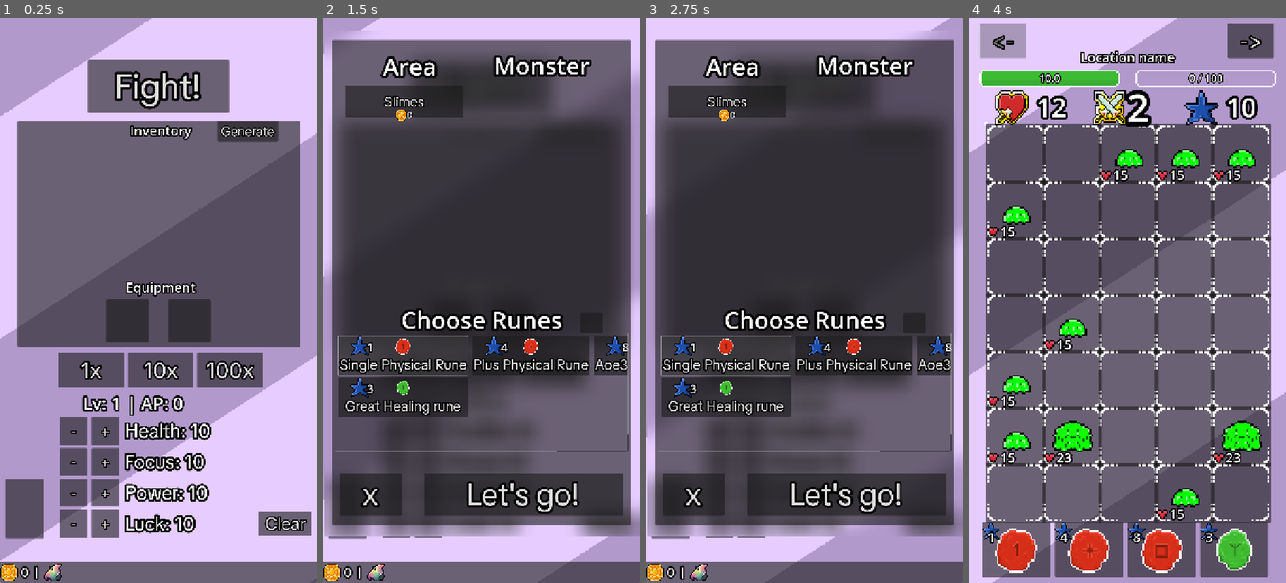
Above: before the commit, frames 1-4 (left to right).
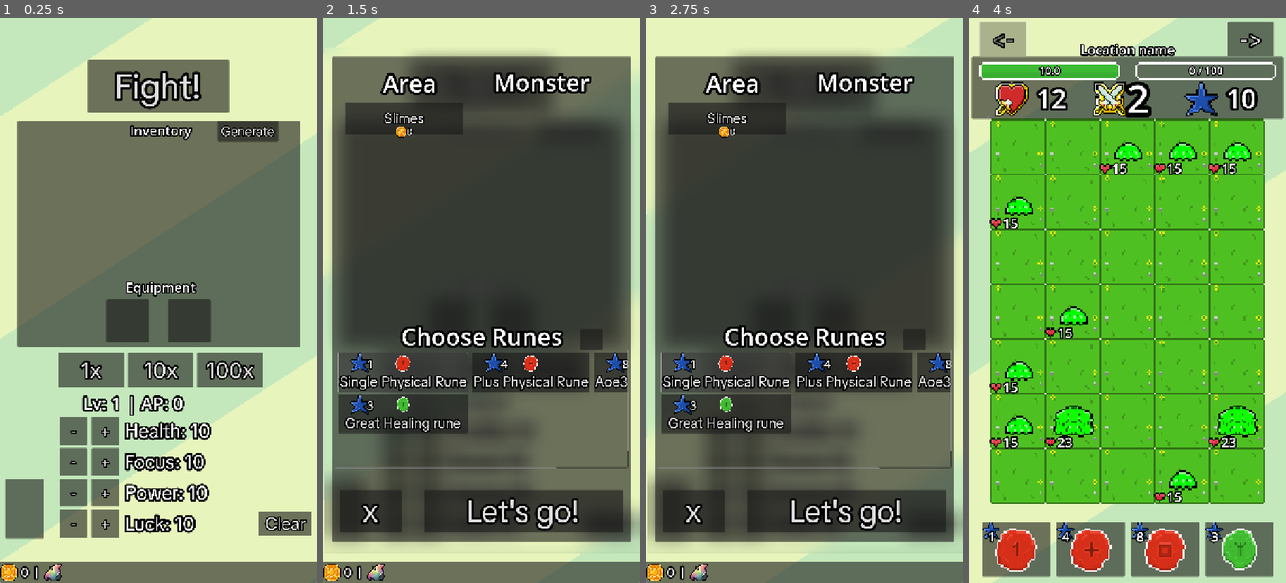
Above: after the commit, the same moments.

Repository: Nano95/project_RUNES
Game: Godot game, scene res://Scenes/Main.tscn
The game is run twice, just before and just after one commit, with the same random seed, the same clock (stepped at 60 frames per second) and the same inputs.
Inputs:
- Up to frame 1 (0.25 s): no input
- Up to frame 2 (1.5 s): click "Fight!" at 0.5 s; click "Single Physical Rune" at 1.25 s
- Up to frame 3 (2.75 s): click "Single Physical Rune" at 2 s
- Up to frame 4 (4 s): click "Let's go!" at 2.75 s; click "<-" at 3.5 s

The runs differ from the first frame. In frame 1, 91% of the frame differs, in the area x 0-100%, y 0-100%; in frame 2, 50%; in frame 3, 50%; in frame 4, 96%.

Commit message:
centering on most resolutions looks good

Diff:
--- a/Scenes/CellBtn.tscn
+++ b/Scenes/CellBtn.tscn
@@ -1,9 +1,10 @@
 [gd_scene load_steps=3 format=3 uid="uid://cmn3pncj5s2h"]
 
-[ext_resource type="Texture2D" uid="uid://d3r72j0pfyt1" path="res://Sprites/GridCellBorder.png" id="1_qu7v2"]
+[ext_resource type="Texture2D" uid="uid://ctk1y4tgxr2io" path="res://Sprites/Tiles/SLIME_TILE.png" id="2_1asub"]
 [ext_resource type="Script" uid="uid://c6pindoh6m5nk" path="res://Scripts/CellBtn.gd" id="2_xkwnv"]
 
 [node name="Button" type="Button"]
+self_modulate = Color(1, 1, 1, 0)
 offset_left = -4.0
 offset_top = -4.0
 offset_right = 132.0
@@ -16,4 +17,4 @@
 offset_top = 4.0
 offset_right = 132.0
 offset_bottom = 132.0
-texture = ExtResource("1_qu7v2")
+texture = ExtResource("2_1asub")
--- a/Scenes/FightMenu.tscn
+++ b/Scenes/FightMenu.tscn
@@ -85,9 +85,15 @@
 
 [node name="FightPanel" type="Control" node_paths=PackedStringArray("monster_grid_container", "location_grid_container", "rune_grid_container", "start_button", "exit_button")]
 layout_mode = 3
-anchors_preset = 15
-anchor_right = 1.0
-anchor_bottom = 1.0
+anchors_preset = 8
+anchor_left = 0.5
+anchor_top = 0.5
+anchor_right = 0.5
+anchor_bottom = 0.5
+offset_left = -360.0
+offset_top = -602.0
+offset_right = -360.0
+offset_bottom = -602.0
 grow_horizontal = 2
 grow_vertical = 2
 pivot_offset = Vector2(360, 640)
--- a/Scenes/GameUI.tscn
+++ b/Scenes/GameUI.tscn
@@ -73,20 +73,31 @@
 
 [node name="TopSection" type="Control" parent="."]
 layout_mode = 1
-anchors_preset = 10
-anchor_right = 1.0
-offset_top = 52.0
-offset_bottom = 52.0
+anchors_preset = 5
+anchor_left = 0.5
+anchor_right = 0.5
+offset_left = -360.0
+offset_top = 77.0
+offset_right = -360.0
+offset_bottom = 77.0
 grow_horizontal = 2
+
+[node name="Panel" type="Panel" parent="TopSection"]
+z_index = -1
+layout_mode = 0
+offset_left = 6.0
+offset_top = 11.0
+offset_right = 714.0
+offset_bottom = 152.0
 
 [node name="Location" parent="TopSection" instance=ExtResource("2_frnsy")]
 unique_name_in_owner = true
 material = SubResource("ShaderMaterial_wjrrg")
 layout_mode = 0
 offset_left = 1.0
-offset_top = 16.0
+offset_top = -26.0
 offset_right = 2397.6667
-offset_bottom = 153.0
+offset_bottom = 111.0
 text = "Location name"
 horizontal_alignment = 1
 vertical_alignment = 1
@@ -94,9 +105,9 @@
 [node name="BackBtn" type="Button" parent="TopSection"]
 layout_mode = 0
 offset_left = 25.0
-offset_top = -39.0
+offset_top = -68.0
 offset_right = 235.0
-offset_bottom = 117.0
+offset_bottom = 88.0
 scale = Vector2(0.5, 0.5)
 theme_override_constants/outline_size = 30
 theme_override_fonts/font = ExtResource("4_frnsy")
@@ -106,9 +117,9 @@
 [node name="QuickRespawn" type="Button" parent="TopSection"]
 layout_mode = 0
 offset_left = 588.0
-offset_top = -39.0
+offset_top = -68.0
 offset_right = 798.0
-offset_bottom = 117.0
+offset_bottom = 88.0
 scale = Vector2(0.5, 0.5)
 theme_override_constants/outline_size = 30
 theme_override_fonts/font = ExtResource("4_frnsy")
@@ -118,9 +129,9 @@
 [node name="HpBar" type="TextureProgressBar" parent="TopSection"]
 layout_mode = 0
 offset_left = 23.0
-offset_top = 65.0
+offset_top = 23.0
 offset_right = 103.0
-offset_bottom = 75.0
+offset_bottom = 33.0
 scale = Vector2(4, 4)
 value = 50.0
 texture_over = ExtResource("5_co6lq")
@@ -141,9 +152,9 @@
 [node name="XpBar" type="TextureProgressBar" parent="TopSection"]
 layout_mode = 0
 offset_left = 378.0
-offset_top = 65.0
+offset_top = 23.0
 offset_right = 458.0
-offset_bottom = 75.0
+offset_bottom = 33.0
 scale = Vector2(4, 4)
 value = 50.0
 texture_over = ExtResource("5_co6lq")
@@ -167,9 +178,9 @@
 z_index = -1
 layout_mode = 0
 offset_left = 59.0
-offset_top = 112.0
+offset_top = 67.0
 offset_right = 99.0
-offset_bottom = 152.0
+offset_bottom = 107.0
 scale = Vector2(2, 2)
 texture = ExtResource("6_j41el")
 
@@ -188,9 +199,9 @@
 z_index = -1
 layout_mode = 0
 offset_left = 280.0
-offset_top = 112.0
+offset_top = 67.0
 offset_right = 320.0
-offset_bottom = 152.0
+offset_bottom = 107.0
 scale = Vector2(2, 2)
 texture = ExtResource("5_d8tla")
 
@@ -209,9 +220,9 @@
 z_index = -1
 layout_mode = 0
 offset_left = 488.0
-offset_top = 112.0
+offset_top = 67.0
 offset_right = 528.0
-offset_bottom = 152.0
+offset_bottom = 107.0
 scale = Vector2(2, 2)
 texture = ExtResource("11_0hwcy")
 
@@ -228,20 +239,20 @@
 
 [node name="BottomSection" type="Control" parent="."]
 layout_mode = 1
-anchors_preset = 12
+anchors_preset = 7
+anchor_left = 0.5
 anchor_top = 1.0
-anchor_right = 1.0
+anchor_right = 0.5
 anchor_bottom = 1.0
-offset_top = -186.0
-offset_bottom = -186.0
 grow_horizontal = 2
 grow_vertical = 0
 
 [node name="MarginContainer" type="MarginContainer" parent="BottomSection"]
 layout_mode = 0
-offset_top = 38.0
-offset_right = 722.0
-offset_bottom = 198.0
+offset_left = -360.0
+offset_top = -149.0
+offset_right = 362.0
+offset_bottom = 11.0
 theme_override_constants/margin_left = 30
 theme_override_constants/margin_top = 10
 theme_override_constants/margin_right = 30
@@ -252,7 +263,7 @@
 
 [node name="HBoxContainer" type="HBoxContainer" parent="BottomSection/MarginContainer/ScrollContainer"]
 layout_mode = 2
-theme_override_constants/separation = 10
+theme_override_constants/separation = 14
 
 [node name="LootManager" type="VBoxContainer" parent="."]
 layout_mode = 0
--- a/Scenes/Main.tscn
+++ b/Scenes/Main.tscn
@@ -6,8 +6,8 @@
 
 [sub_resource type="ShaderMaterial" id="ShaderMaterial_pbw6q"]
 shader = ExtResource("2_kln2b")
-shader_parameter/color_one = Vector3(0.9, 0.8, 1)
-shader_parameter/color_two = Vector3(0.7, 0.6, 0.8)
+shader_parameter/color_one = Vector3(0.906, 0.957, 0.738)
+shader_parameter/color_two = Vector3(0.77, 0.91, 0.738)
 shader_parameter/angle = 20.0
 shader_parameter/line_count = 17.0
 shader_parameter/speed = 0.7
--- a/Scenes/SummaryPanel.tscn
+++ b/Scenes/SummaryPanel.tscn
@@ -38,9 +38,15 @@
 
 [node name="SummaryPanel" type="Control" node_paths=PackedStringArray("back_btn", "retry_btn")]
 layout_mode = 3
-anchors_preset = 15
-anchor_right = 1.0
-anchor_bottom = 1.0
+anchors_preset = 8
+anchor_left = 0.5
+anchor_top = 0.5
+anchor_right = 0.5
+anchor_bottom = 0.5
+offset_left = -360.0
+offset_top = -602.0
+offset_right = -360.0
+offset_bottom = -602.0
 grow_horizontal = 2
 grow_vertical = 2
 pivot_offset = Vector2(360, 640)
--- a/Scripts/DamageLabel.gd
+++ b/Scripts/DamageLabel.gd
@@ -7,12 +7,11 @@
 	# Random horizontal drift
 	var x_drift = randf_range(-20, 20)
 	var starting_position = global_position
-	position = starting_position + Vector2(-90, -420)
 
 	var tween := create_tween()
 
 	# Move upward + sideways
-	tween.tween_property(self, "global_position", Vector2(global_position.x + x_drift, global_position.y-50), 0.45).set_trans(Tween.TRANS_SINE).set_ease(Tween.EASE_OUT)
+	tween.tween_property(self, "global_position", Vector2(starting_position.x + x_drift, starting_position.y-50), 0.45).set_trans(Tween.TRANS_SINE).set_ease(Tween.EASE_OUT)
 	tween.tween_property(self, "scale", Vector2(0,0), .45).set_trans(Tween.TRANS_CUBIC).set_ease(Tween.EASE_IN)
 
 	# Fade out
--- a/Scripts/FloatingLabel.gd
+++ b/Scripts/FloatingLabel.gd
@@ -2,7 +2,6 @@
 
 func show_label(amount: float) -> void:
 	z_index = 10
-
 	$Label.text = "+" + str(amount) + " XP"
 
 	# Start small and slightly below the monster
--- a/Scripts/GameController.gd
+++ b/Scripts/GameController.gd
@@ -22,7 +22,7 @@
 
 var selected_monster_index:int=1
 
-var PADDING:Vector2 = Vector2(38, 240)
+var PADDING:Vector2 = Vector2(44, 225)
 var selected_rune:RuneData
 
 ### Stats
--- a/Scripts/Grid.gd
+++ b/Scripts/Grid.gd
@@ -14,7 +14,7 @@
 (1,0) (1,1) (1,2)
 (2,0) (2,1) (2,2)
 """
-
+var padding := -4.0
 func _ready():
 	grid_origin = global_position
 	cells.resize(rows)
@@ -27,8 +27,8 @@
 			cell.row = r
 			cell.col = c
 			cell.position = Vector2(
-				c * cell_size.x,
-				r * cell_size.y
+				c * (cell_size.x + padding),
+				r * (cell_size.y + padding)
 			)
 			cell.connect("cell_pressed", _on_cell_pressed)
 			$TileContainer.add_child(cell)
@@ -94,8 +94,8 @@
 
 func grid_to_world(row: int, col: int) -> Vector2:
 	return Vector2(
-		col * cell_size.x + cell_size.x * 0.5,
-		row * cell_size.y + cell_size.y * 0.5
+		col * (cell_size.x + padding) + cell_size.x * 0.5,
+		row * (cell_size.y + padding) + cell_size.y * 0.5
 	)
 
 func is_valid(r: int, c: int) -> bool:
--- a/Scripts/Resources/MonsterInstance.gd
+++ b/Scripts/Resources/MonsterInstance.gd
@@ -59,7 +59,7 @@
 	var label = xp_label.instantiate()
 
 	my_grid.spawn_to_fx_container(label)
-	label.global_position = %AnimatedSprite2D.global_position + Vector2(-5, -50)
+	label.global_position = %AnimatedSprite2D.global_position + Vector2(-5, 50)
 	label.show_label(base.exp_reward)
 
 func spawn_damage_label(amount: float) -> void:
@@ -67,7 +67,7 @@
 	my_grid.spawn_to_fx_container(label)
 
 	# Position relative to the wall sprite
-	label.global_position = %AnimatedSprite2D.global_position + Vector2(-140, 80)
+	label.global_position = %AnimatedSprite2D.global_position  + Vector2(-35, -50)
 
 	label.show_label(amount)
 
--- a/Scripts/Utils.gd
+++ b/Scripts/Utils.gd
@@ -19,7 +19,7 @@
 const PASTEL_RED   = Color(1.0, 0.6, 0.6)
 const RED   = Color(0.966, 0.0, 0.252, 1.0)
 const STATUS_MESSAGE_VICTORY:String = "Victory!"
-
+const MODALS_POSITION:Vector2 = Vector2(0, 38)
 const all_runes:Array = ["single", "plus", "aoe3"] # temporary until we figure out how runes become available
 
 func setup(main:MainNode) -> void:
Binary file added: Sprites/Tiles/SLIME_TILE.png
